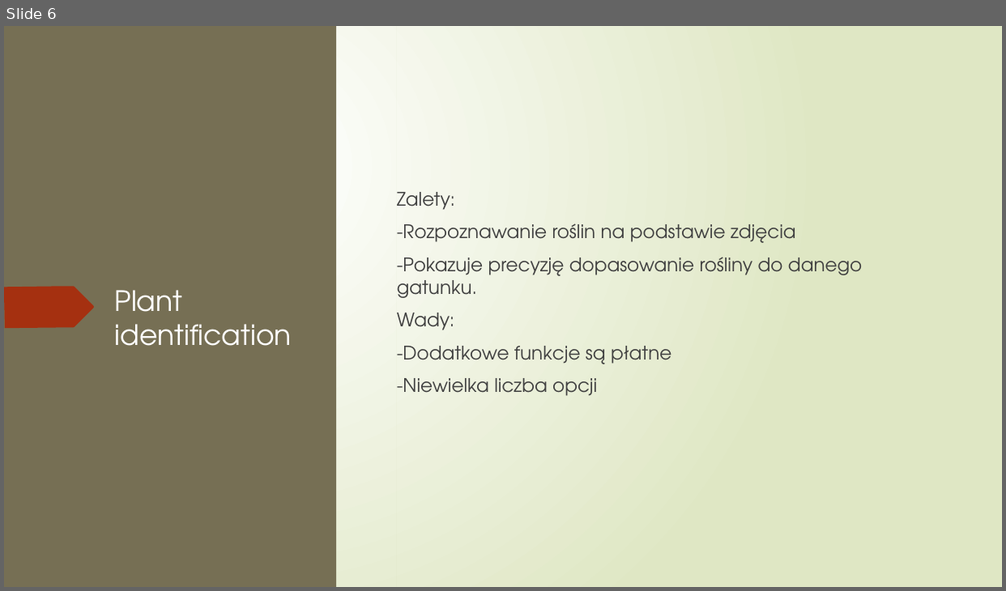
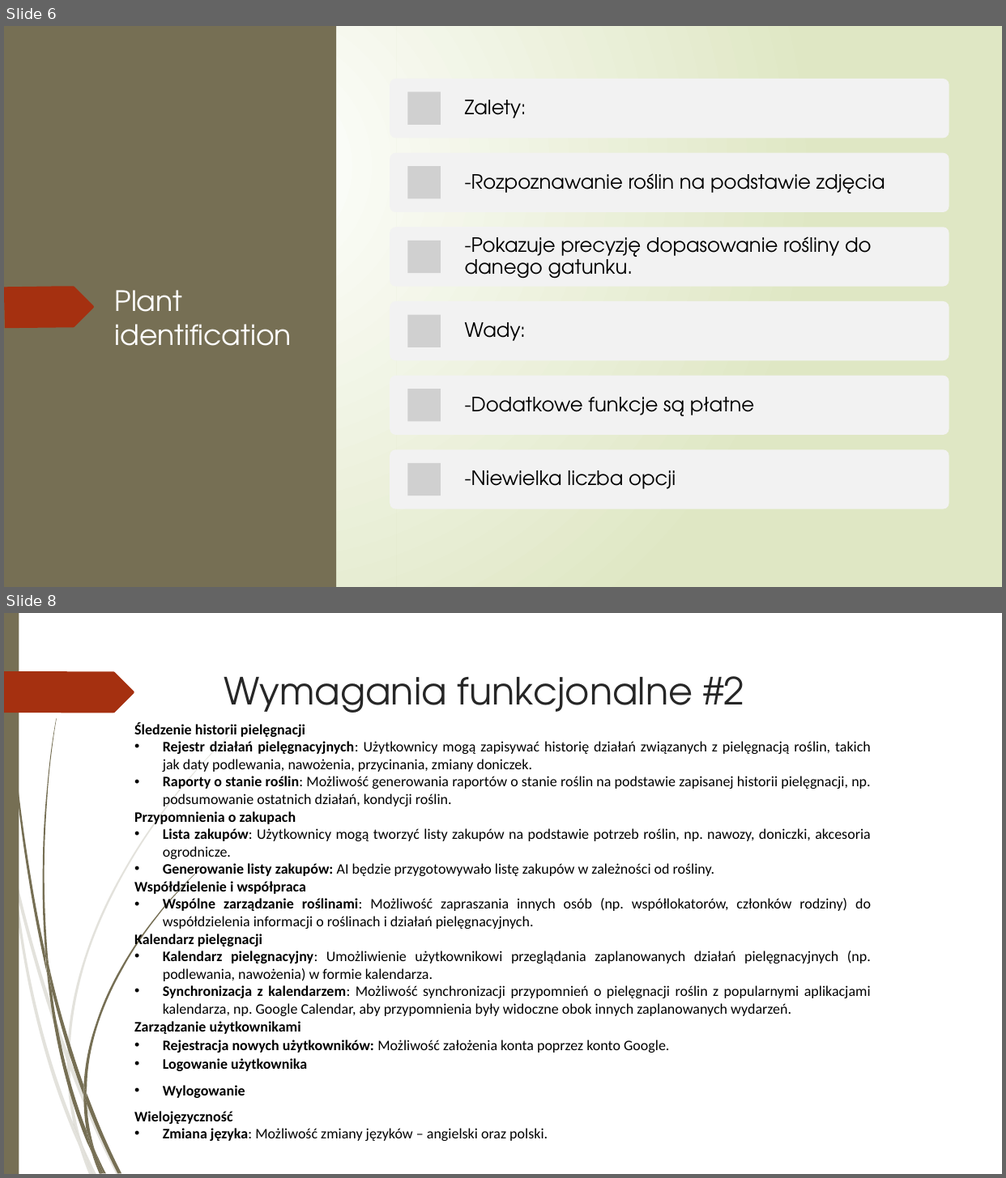
Before and after one commit to 247659/Plantify, a slide deck: Plantify.pptx. Shown one above the other, each under a label of ours: slide 6 before the commit, slides 6 and 8 after it; the slides between them are not shown. The pictures are 1006x591 and 1006x1178 pixels, drawn with LibreOffice and Linux fonts; fonts in the diff are those of the drawing; grey boxes stand for pictures. Boxes give left, top, right and bottom in pixels: in the first picture for what was removed or moved away, otherwise in the second. Text is boxed around its words. In the diff, an @@ line names an element or a change of style, - is before the commit and + after.

```diff
--- a/Plantify.pptx
+++ b/Plantify.pptx
@@ slide 8 added at box(4, 613, 1002, 1174), background #FFFFFF; not listed: 12 template elements that a slide beside it also shows @@
@@ title added at box(224, 676, 744, 713), 36 pt, text #262626 @@
+Wymagania funkcjonalne #2
@@ text added at box(134, 722, 871, 1141), 14 pt, text #000000 @@
+Śledzenie historii pielęgnacji
+• Rejestr działań pielęgnacyjnych: Użytkownicy mogą zapisywać historię działań związanych z pielęgnacją roślin, takich jak daty podlewania, nawożenia, przycinania, zmiany doniczek.
+• Raporty o stanie roślin: Możliwość generowania raportów o stanie roślin na podstawie zapisanej historii pielęgnacji, np. podsumowanie ostatnich działań, kondycji roślin.
+Przypomnienia o zakupach
+• Lista zakupów: Użytkownicy mogą tworzyć listy zakupów na podstawie potrzeb roślin, np. nawozy, doniczki, akcesoria ogrodnicze.
+• Generowanie listy zakupów: AI będzie przygotowywało listę zakupów w zależności od rośliny.
+Współdzielenie i współpraca
+• Wspólne zarządzanie roślinami: Możliwość zapraszania innych osób (np. współlokatorów, członków rodziny) do współdzielenia informacji o roślinach i działań pielęgnacyjnych.
+Kalendarz pielęgnacji
+• Kalendarz pielęgnacyjny: Umożliwienie użytkownikowi przeglądania zaplanowanych działań pielęgnacyjnych (np. podlewania, nawożenia) w formie kalendarza.
+• Synchronizacja z kalendarzem: Możliwość synchronizacji przypomnień o pielęgnacji roślin z popularnymi aplikacjami kalendarza, np. Google Calendar, aby przypomnienia były widoczne obok innych zaplanowanych wydarzeń.
+Zarządzanie użytkownikami
+• Rejestracja nowych użytkowników: Możliwość założenia konta poprzez konto Google.
+• Logowanie użytkownika
+• Wylogowanie
+Wielojęzyczność
+• Zmiana języka: Możliwość zmiany języków – angielski oraz polski.
@@ group added at box(12, 727, 237, 1148): 5 freeform shapes @@
@@ group added at box(42, 718, 198, 1153): 7 freeform shapes @@
@@ slide 6 changed as well @@
@@ text removed at box(397, 192, 862, 396) @@
-Zalety:
--Rozpoznawanie roślin na podstawie zdjęcia
--Pokazuje precyzję dopasowanie rośliny do danego gatunku.
-Wady:
--Dodatkowe funkcje są płatne
--Niewielka liczba opcji
@@ group added at box(390, 79, 948, 509): 6 rounded rectangles, 6 pictures, 6 texts @@
+Zalety:
+-Rozpoznawanie roślin na podstawie zdjęcia
+-Pokazuje precyzję dopasowanie rośliny do danego gatunku.
+Wady:
+-Dodatkowe funkcje są płatne
+-Niewielka liczba opcji
```
Also in this commit, not shown: 17 other slides changed, 3 other slides added, 10 slides removed, 10 other files.
